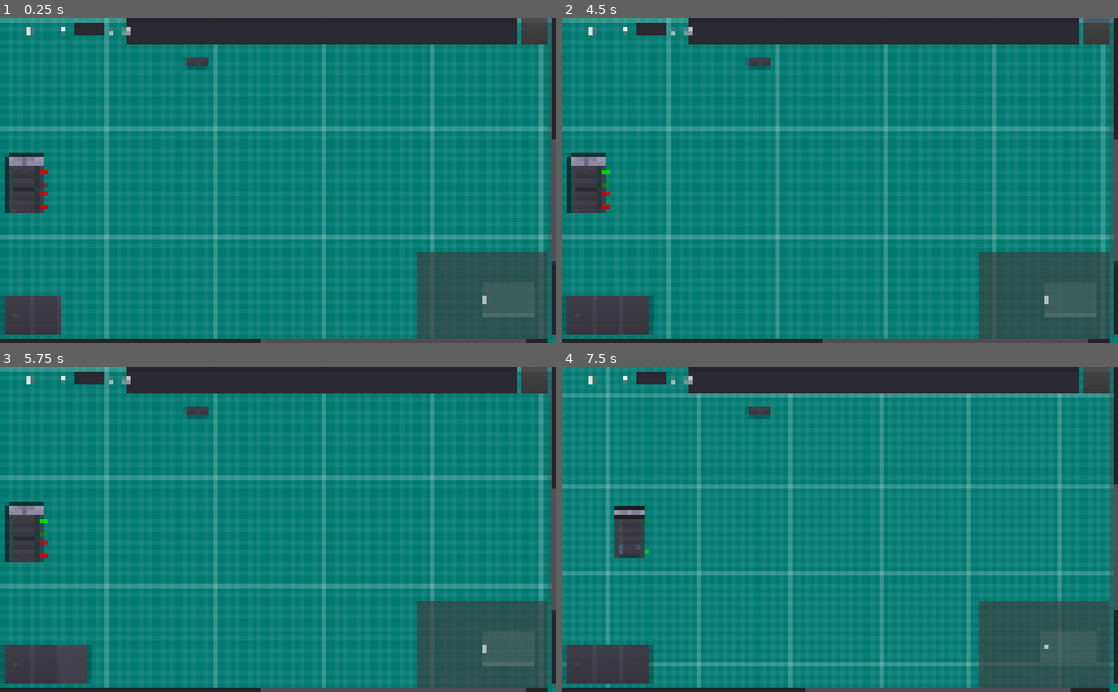
Above: before the commit, frames 1-4 (two rows, left to right).
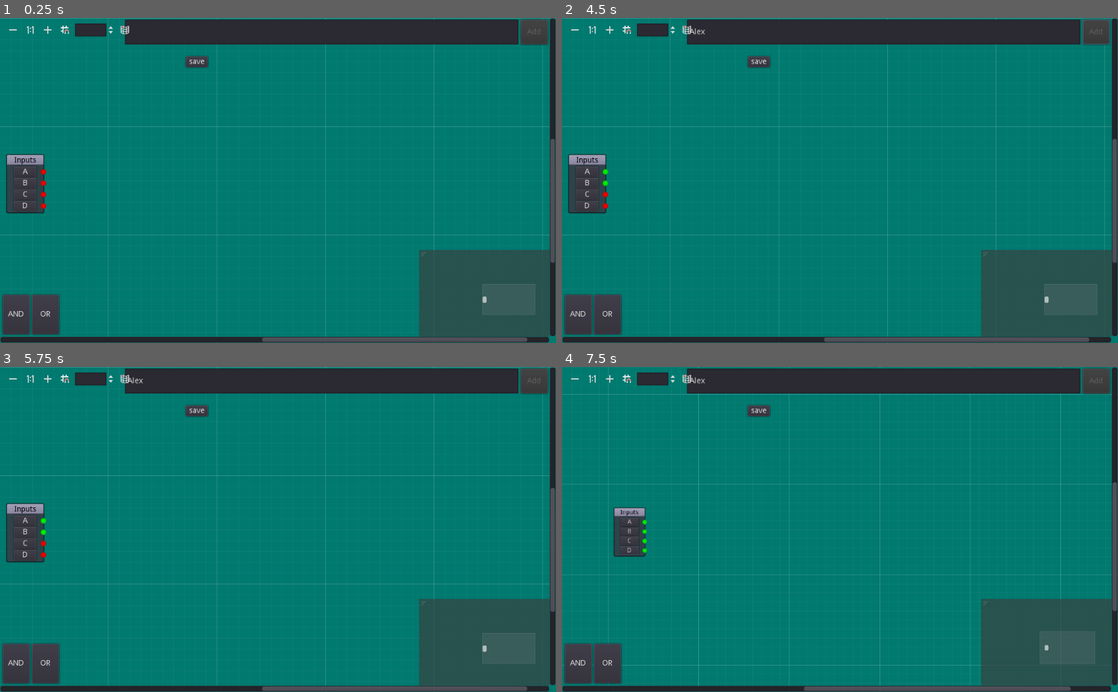
Above: after the commit, the same moments.

Repository: BWalby/LogicGates
Game: Godot game, scene res://Scenes/SandBox.tscn
Same seed, same stepped clock (60 frames per second), same inputs: the game is played once before the commit and once after it.
Inputs (mouse positions are in pixels of both pictures, inside the frame that each line leads up to):
- Up to frame 1 (0.25 s): no input
- Up to frame 2 (4.5 s): click (884, 31) at 0.52 s; type "Alex" at 0.6 s; click "AND" at 1.25 s; click "OR" at 2 s; click "A" at 2.75 s; click "B" at 3.5 s; click (1095, 31) at 4.25 s, where only the run before the commit has a clickable "Add"
- Up to frame 3 (5.75 s): click (72, 662) at 5 s, where only the run before the commit has a clickable "ALEX"
- Up to frame 4 (7.5 s): click "C" at 5.75 s; click "D" at 6.5 s; click (573, 380) at 7.25 s

The runs differ from the first frame. In frame 1, 9.0% of the frame differs, in the area x 0-100%, y 0-100%; in frame 2, 9.7%; in frame 3, 9.7%; in frame 4, 11%.
Error before the commit: Invalid get index 'OR' (on base: 'Dictionary'). (res://Scripts/Nodes/Toolbox.gd:25)
Error after the commit: Parse Error: The class "ComponentController" was found in global scope, but its script couldn't be loaded. (res://Scripts/Persistence/LoadStrategy.gd:4)

Commit message:
Refactor to make AND, NOT gates the same as custom.

Diff:
--- a/SandBox.gd
+++ b/SandBox.gd
@@ -11,7 +11,7 @@
 
 func _ready():
 	self.right_disconnects = true
-	toolbox.connect("gate_clicked", self, "create_gate_node")
+	toolbox.connect("gate_clicked", self, "on_gate_clicked")
 	OS.low_processor_usage_mode = true
 	hook_controller()
 	load_persisted_data()
@@ -40,7 +40,8 @@
 	add_gate_button.disabled = true
 	$Toolbox.add_gate(input)
 
-func create_gate_node(name: String, input_count: int, output_count: int) -> void:
+func on_gate_clicked(component_type: int, type_uid: int) -> void:
+	component_controller.create
 	var node = create_node(name, input_count, output_count)
 	move_gate_to_mouse(node)
 
@@ -93,11 +94,12 @@
 	# TODO: asserts can be removed?
 	# assert(TreeHelper.has_load_method(node), ("node is missing required method: %s" % TreeHelper.load_from_data_dict_method_name))
 	# node.call(TreeHelper.load_from_data_dict_method_name, node_data)
-	var definition = component.type_definition
-	var node = create_node(component.id, definition.input_count, definition.output_count)
+	var node: GraphNode = GRAPH_NODE.instance()
+	node.connect(GRAPH_NODE_CLOSE_EVENT, self, "on_graph_node_closed")
+	add_child(node)
 
-func create_node(id: String, input_count: int, output_count: int) -> CustomGraphNode:
-	var node: CustomGraphNode = GRAPH_NODE.instance()
+func create_node(id: String, input_count: int, output_count: int) -> GraphNode:
+	var node: GraphNode = GRAPH_NODE.instance()
 	node.title = id
 	node.setup(input_count, output_count)
 	node.connect(GRAPH_NODE_CLOSE_EVENT, self, "on_graph_node_closed")
--- a/Scripts/Components/ComponentController.gd
+++ b/Scripts/Components/ComponentController.gd
@@ -3,21 +3,40 @@
 
 var predicate_helper := GatePredicateHelper.new()
 var factory := ComponentFactory.new(predicate_helper)
-var custom_type_definitions: Dictionary = {}
+var type_definitions: Dictionary = {}
 var components: Dictionary = {}
-
+const and_definition_name = "AND"
+const not_definition_name = "NOT"
 signal custom_definition_added(type_definition)
 signal custom_definition_removed(type_definition)
 signal component_added(component)
 signal component_removed(component)
 
+func _init():
+	var and_type_def = ComponentTypeDefinition.new(Enums.ComponentType.GATE, Enums.GatePredicateType.AND,
+		2, 1, 1, and_definition_name)
+	var not_type_def = ComponentTypeDefinition.new(Enums.ComponentType.GATE, Enums.GatePredicateType.NOT,
+		1, 1, 2, not_definition_name)
+	add_definition(and_type_def)
+	add_definition(not_type_def)
+	Uid.set_seed_value = 2
+
 func add_definition(definition: ComponentTypeDefinition) -> void:
-	custom_type_definitions[definition.uid] = definition
+	type_definitions[definition.uid] = definition
 	emit_signal("custom_definition_added", definition)
 
 func remove_definition(definition: ComponentTypeDefinition) -> void:
-	if custom_type_definitions.erase(definition):
+	if type_definitions.erase(definition):
 		emit_signal("custom_definition_removed", definition)
+
+func create_component(component_type: int, type_uid: int) -> void:
+	var type_def = get_type_definition(component_type, type_uid)
+
+	if type_def == null:
+		return
+
+	var component = factory.create_component(type_def)
+	add_component(component)
 
 func add_component(component: Component) -> void:
 	components[component.uid] = component
@@ -89,7 +108,7 @@
 func load_component(dict: Dictionary) -> Component:
 	validate_component_dictionary(dict)
 
-	return LoadStrategy.load(dict, factory, custom_type_definitions)
+	return LoadStrategy.load(dict)
 
 func save(file_path: String) -> void:
 	var dictionaries = generate_component_dictionaries()
@@ -102,3 +121,34 @@
 		dictionaries.append(SaveStrategy.generate_data_dict(component))
 
 	return dictionaries
+
+func get_type_definition(component_type: int, type_def_uid: int) -> ComponentTypeDefinition:
+	assert(component_type == Enums.ComponentType.GATE && type_def_uid < 1, "UID must be greater than 0")
+
+	match component_type:
+		Enums.ComponentType.GATE:
+			assert(type_definitions.has(type_def_uid), "Custom type definition does not exist: '%s'" % type_def_uid)
+			return type_definitions[type_def_uid]
+		Enums.ComponentType.INPUT:
+			assert(true, "TODO: NOT SURE HERE")
+			return null
+		_:
+			assert(true, "Unsupported type definition UID")
+			return null
+
+
+func get_type_definition_by_name(type_def_name: String) -> ComponentTypeDefinition:
+	for key in type_definitions:
+		var definition = type_definitions[key]
+		if definition.name == type_def_name:
+			return definition
+
+	return null
+
+func get_and_type_definition_uid() -> int:
+	var definition = get_type_definition_by_name(and_definition_name)
+	return definition.uid
+
+func get_not_type_definition_uid() -> int:
+	var definition = get_type_definition_by_name(not_definition_name)
+	return definition.uid
--- a/Scripts/Components/ComponentFactory.gd
+++ b/Scripts/Components/ComponentFactory.gd
@@ -2,8 +2,8 @@
 class_name ComponentFactory
 
 var predicate_helper: GatePredicateHelper
-var and_type_def = ComponentTypeDefinition.new(Enums.ComponentType.AND, Enums.GatePredicateType.AND, 2, 1)
-var not_type_def = ComponentTypeDefinition.new(Enums.ComponentType.NOT, Enums.GatePredicateType.NOT, 1, 1)
+# var and_type_def = ComponentTypeDefinition.new(Enums.ComponentType.AND, Enums.GatePredicateType.AND, 2, 1)
+# var not_type_def = ComponentTypeDefinition.new(Enums.ComponentType.NOT, Enums.GatePredicateType.NOT, 1, 1)
 
 func _init(gate_predicate_helper: GatePredicateHelper):
 	self.predicate_helper = gate_predicate_helper
@@ -16,16 +16,16 @@
 
 	return Component.new(component_type_def, predicate, uid, identifier)
 
-func create_and_component(identifier: String = "") -> Component:
-	return create_component(and_type_def, 0, identifier)
+# func create_and_component(identifier: String = "") -> Component:
+# 	return create_component(and_type_def, 0, identifier)
 
-func create_not_component(identifier: String = "") -> Component:
-	return create_component(not_type_def, 0, identifier)
+# func create_not_component(identifier: String = "") -> Component:
+# 	return create_component(not_type_def, 0, identifier)
 
-func create_input_component(value: bool, identifier: String = "") -> Component:
-	var uid = Uid.create()
-	return InputComponent.new(value, uid, identifier)
+# func create_input_component(value: bool, identifier: String = "") -> Component:
+# 	var uid = Uid.create()
+# 	return InputComponent.new(value, uid, identifier)
 
-func create_pass_through_component(size: int, uid: int = 0, identifier: String = "") -> Component:
-	var pass_through_type_def = ComponentTypeDefinition.new(Enums.ComponentType.PASS_THROUGH, Enums.GatePredicateType.PASS_THROUGH, size, size)
-	return create_component(pass_through_type_def, uid, identifier)
+# func create_pass_through_component(size: int, uid: int = 0, identifier: String = "") -> Component:
+# 	var pass_through_type_def = ComponentTypeDefinition.new(Enums.ComponentType.PASS_THROUGH, Enums.GatePredicateType.PASS_THROUGH, size, size)
+# 	return create_component(pass_through_type_def, uid, identifier)
--- a/Scripts/Components/ComponentTypeDefinition.gd
+++ b/Scripts/Components/ComponentTypeDefinition.gd
@@ -3,30 +3,30 @@
 
 var type: int # relates to Enums.ComponentType
 var uid: int
-var custom_type: String
+var name: String
 var input_count: int
 var output_count: int
 var predicate_type: int # relates to Enums.GatePredicateType
 
-func _init(component_type_member: int, gate_predicate_type_member: int, inputs: int, outputs: int, type_uid: int = -1, custom_type_name: String = ""):
-	validate(component_type_member, type_uid, custom_type_name, gate_predicate_type_member)
+func _init(component_type_member: int, gate_predicate_type_member: int, inputs: int, outputs: int, type_uid: int = -1, unique_name: String = ""):
+	validate(component_type_member, type_uid, name, gate_predicate_type_member)
 
 	self.type = component_type_member
 	initialise_uid(component_type_member, type_uid)
-	self.custom_type = custom_type_name
+	self.name = unique_name
 	self.predicate_type = gate_predicate_type_member
 	self.input_count = inputs
 	self.output_count = outputs
 
 static func is_custom_type(component_type: int) -> bool:
-		return component_type == Enums.ComponentType.CUSTOM
+		return component_type == Enums.ComponentType.GATE
 
-func validate(component_type_member: int, type_uid: int, custom_type_name: String, gate_predicate_type_member: int) -> void:
+static func validate(component_type_member: int, type_uid: int, name: String, gate_predicate_type_member: int) -> void:
 	assert(component_type_member != Enums.ComponentType.UNDEFINED, "ComponentType cannot be undefined")
 	assert(Enums.is_component_type_valid(component_type_member), "ComponentType %s not supported" % component_type_member)
 
-	if component_type_member == Enums.ComponentType.CUSTOM:
-		assert(custom_type_name != "", "Custom ComponentType, must provide a custom type name")
+	if component_type_member == Enums.ComponentType.GATE:
+		assert(name != "", "Custom ComponentType, must provide a custom type name")
 		assert(type_uid > -1, "Custom ComponentType, must provide a type UID")
 
 	if component_type_member != Enums.ComponentType.INPUT:
@@ -35,12 +35,7 @@
 			"Gate predicate type %s not supported" % gate_predicate_type_member)
 
 func initialise_uid(component_type_member: int, type_uid: int) -> void:
-	if component_type_member == Enums.ComponentType.UNDEFINED:
-		return
-
-	if !is_custom_type(component_type_member):
-		self.uid = self.type
-	elif type_uid > 0:
+	if type_uid > 0:
 		self.uid = type_uid
 	else:
 		self.uid = Uid.create()
--- a/Scripts/Enums.gd
+++ b/Scripts/Enums.gd
@@ -1,7 +1,7 @@
 extends Object
 class_name Enums
 
-enum ComponentType { UNDEFINED = -1, INPUT, AND, NOT, PASS_THROUGH, CUSTOM }
+enum ComponentType { INPUT, GATE }
 enum GatePredicateType { UNEDEFINED = -1, AND, NOT, PASS_THROUGH }
 
 static func is_component_type_valid(input: int) -> bool:
--- a/Scripts/Nodes/CustomGraphNode.gd
+++ b/Scripts/Nodes/CustomGraphNode.gd
@@ -1,5 +1,5 @@
+class_name CustomGraphNode
 extends GraphNode
-class_name CustomGraphNode
 
 signal graph_node_close(node)
 
@@ -45,6 +45,7 @@
 
 func on_component_position_changed(position: Vector2) -> void:
 	self.offset = position
+	#TODO: propagate this to the Sandbox.gd
 
 func on_GraphNode_offset_changed():
 	# todo: set position directly or call the setget stated method?
--- a/Scripts/Nodes/Toolbox.gd
+++ b/Scripts/Nodes/Toolbox.gd
@@ -1,6 +1,7 @@
 extends HBoxContainer
 
-var gates = []
+var and_type_def_uid
+var not_type_def_uid
 const MIN_GATE_BUTTON_WIDTH := 50
 
 signal gate_clicked (name, input_count, output_count)
@@ -12,17 +13,23 @@
 	print("added")
 
 func create_gate_button(name) -> Button:
+	# TODO: change to be reactive
 	var gate_button = Button.new()
 	gate_button.text = name
 	gate_button.rect_min_size = Vector2(MIN_GATE_BUTTON_WIDTH, 0)
 	gate_button.connect("button_up", self, "process_gate_button_press", [name])
 	return gate_button
 
+func _ready():
+	var controller: ComponentController = $Sandbox.component_controller
+	and_type_def_uid = controller.get_and_type_definition_uid()
+	not_type_def_uid = controller.get_not_type_definition_uid()
+
 func _on_AndButton_button_up():
-	emit_gate_clicked(Enums.ComponentType.AND)
+	emit_gate_clicked(Enums.ComponentType.GATE, and_type_def_uid)
 
-func _on_OrButton_button_up():
-	emit_gate_clicked(Enums.ComponentType.OR)
+func _on_NotButton_button_up():
+	emit_gate_clicked(Enums.ComponentType.GATE, not_type_def_uid)
 
-func emit_gate_clicked(component_type: int, type_uid: int = -1):
+func emit_gate_clicked(component_type: int, type_uid: int):
 	emit_signal("gate_clicked", component_type, type_uid)
--- a/Scripts/Persistence/LoadStrategy.gd
+++ b/Scripts/Persistence/LoadStrategy.gd
@@ -1,32 +1,13 @@
 extends Object
 class_name LoadStrategy
 
-static func load(data: Dictionary, factory: ComponentFactory, custom_type_definitions: Dictionary) -> Component:
+static func load(data: Dictionary, controller: ComponentController) -> Component:
 	var uid = data[DataKeys.uid_key]
 	# TODO: use these somewhere
 	var input_uids = data[DataKeys.input_uids_key]
 	var identifier = data[DataKeys.id_key]
 	var type_def_uid = data[DataKeys.type_definition_uid_key]
-	var type_def = get_type_definition(type_def_uid, factory, custom_type_definitions)
-	return factory.create_component(type_def, uid, identifier)
-
-static func get_type_definition(type_def_uid: int, factory: ComponentFactory, custom_type_definitions: Dictionary) -> ComponentTypeDefinition:
-	assert(type_def_uid != Enums.ComponentType.UNDEFINED, "Cannot get undefined ComponentTypeDefinition")
-
-	match type_def_uid:
-		Enums.ComponentType.AND:
-			return factory.and_type_def
-		Enums.ComponentType.NOT:
-			return factory.not_type_def
-		Enums.ComponentType.CUSTOM:
-			assert(custom_type_definitions.has(type_def_uid), "Custom type definition does not exist: '%s'" % type_def_uid)
-			return custom_type_definitions[type_def_uid]
-		Enums.ComponentType.INPUT, Enums.ComponentType.PASS_THROUGH:
-			assert(true, "TODO: NOT SURE HERE")
-			return null
-		_:
-			assert(true, "Unsupported type definition UID")
-			return null
+	return controller.create_component(Enums.ComponentType.GATE, type_def_uid)
 
 static func populate_node_from_data(data: Dictionary, node: Node) -> void:
 	if data.has_all([DataKeys.offset_x_key, DataKeys.offset_y_key]):
--- a/Scripts/PrimitiveTypeUtilities/Uid.gd
+++ b/Scripts/PrimitiveTypeUtilities/Uid.gd
@@ -2,6 +2,9 @@
 
 var current_uid: int = 0
 
+func set_seed_value(uid: int) -> void:
+  current_uid = uid;
+
 func create() -> int:
   self.current_uid = self.current_uid + 1
   return self.current_uid
